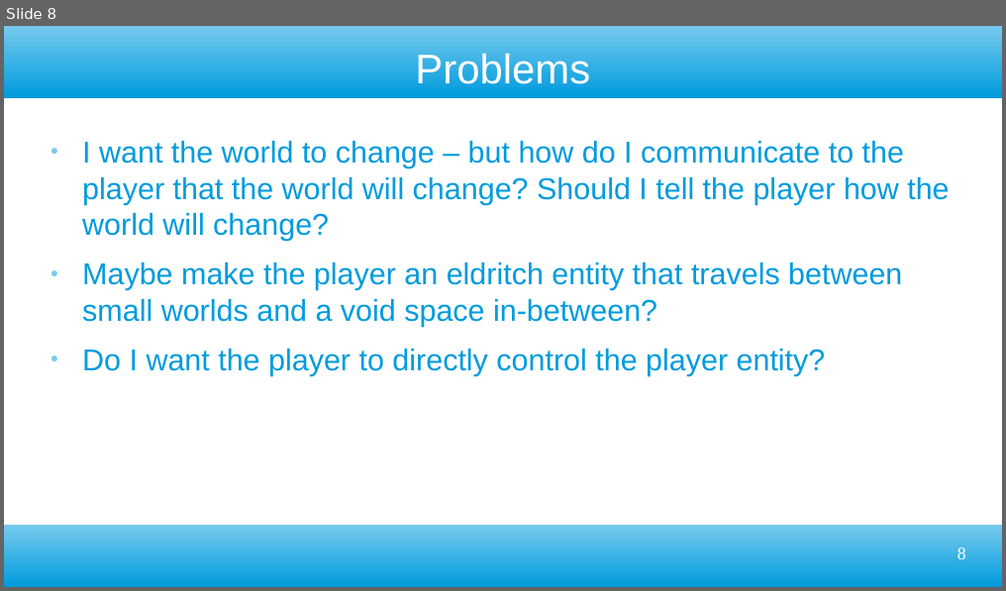
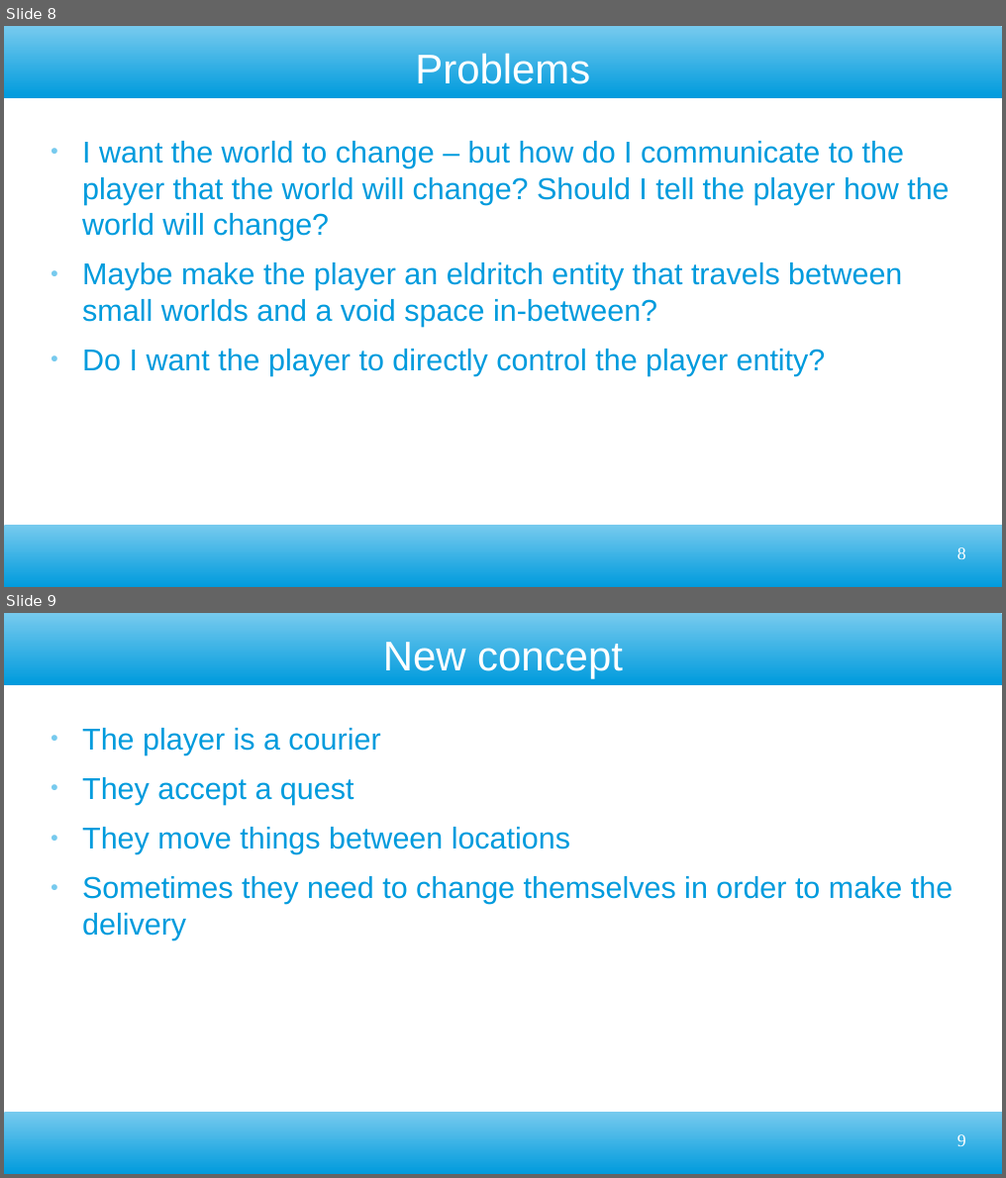
Before and after one commit to ktosox/GWJ77-Metamorphosis, a slide deck: GDD.odp. Shown one above the other, each under a label of ours: slide 8 before the commit, slides 8 and 9 after it. The pictures are 1006x591 and 1006x1178 pixels, drawn with LibreOffice and Linux fonts; fonts in the diff are those of the drawing. Boxes give left, top, right and bottom in pixels: in the first picture for what was removed or moved away, otherwise in the second. Text is boxed around its words. In the diff, an @@ line names an element or a change of style, - is before the commit and + after.

```diff
--- a/GDD.odp
+++ b/GDD.odp
@@ slide 9 added at box(4, 613, 1002, 1174), background #FFFFFF; not listed: 2 template elements that a slide beside it also shows @@
@@ title added at box(383, 642, 623, 679), 33 pt, text #FFFFFF @@
+New concept
@@ text added at box(82, 728, 952, 941), 24 pt, text #009BDD @@
+● The player is a courier
+● They accept a quest
+● They move things between locations
+● Sometimes they need to change themselves in order to make the delivery
@@ page number added at box(957, 1135, 966, 1147), 14 pt, text #FFFFFF @@
+9
```
Also in this commit, not shown: 3 slides changed, 1 other slide added, 1 slide removed, 16 other files.
